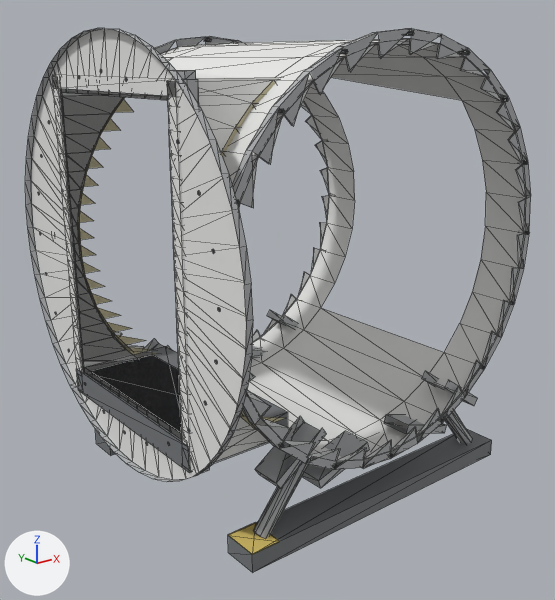
Before and after pictures for a commit that changed the glTF model models/kit/habSegJL_steel.glb.
The view is the same before and after, from a 50 mm lens placed at (-3.32, -3.99, 2.79), pointed at (-0.14, -0.02, 1.2). Lighting does not change. The marker at lower left points along +X, +Y and +Z. The first picture is the older version. Mesh edges are drawn as thin lines. Vertices at exactly the same position are counted once.

In view in the first picture: 'habSegJL_steel'.
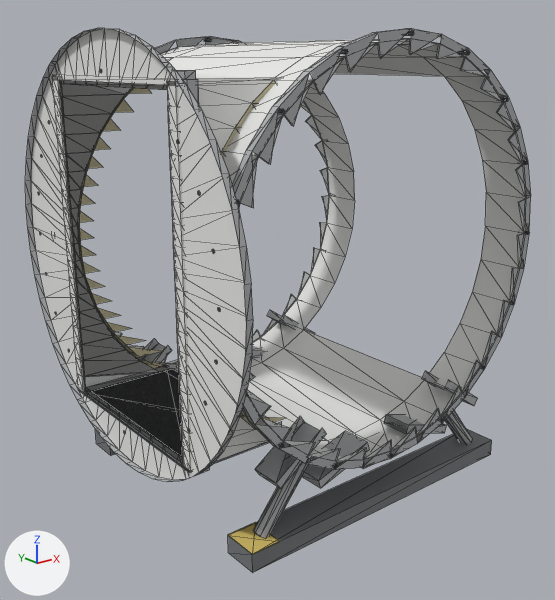
What changed in the scene script:
```text
Change me_base:
    used by ob_habsegjl_steel; location = (0.0, 0.0, 0.0)
    remove me_base.from_pydata(...)  # 1686 vertices, 2391 faces; spans x -1.35..1.3, y -1.3..1.3, z 0.0..2.95
    add me_base.from_pydata(...)  # 1638 vertices, 2345 faces; spans x -1.35..1.3, y -1.3..1.3, z 0.0..2.95
    me_base part 1
    11 vertices are removed from x -1.31..-0.62, y -0.62..0.71, z 0.73..0.8
    25 faces are deleted
    4 vertices in x -1.33..-0.62, y -0.71..0.71, z 0.76..0.8 move by (0.0, 0.0, -0.15)
    12 vertices move from x -1.35..-1.31, y -0.77..0.77, z 0.6..0.8 to x -1.35..-1.31, y -0.69..0.69, z 0.55..0.65
    7 vertices are added at x -1.31..-0.59, y -0.62..0.71, z 0.61..0.65
    6 new faces join them, mat_clad
    13 new faces join them, mat_steel
    me_base part 2
    3 vertices are removed from x -0.63..-0.62, y -0.71..0.62, z 2.57..2.62
    8 faces are deleted
    14 vertices in x -1.32..-0.62, y -0.71..0.71, z 2.6..2.62 move by (0.0, 0.0, 0.05)
    10 vertices move from x -1.35..-1.31, y -0.71..0.71, z 2.6..2.74 to x -1.35..-1.31, y -0.69..0.69, z 2.65..2.75
    1 vertex is added at (-0.62, -0.71, 2.67)
    4 new faces join them, mat_clad
    other edits to the shape of me_base do not show in these pictures
```

Location of each change, (x1, y1, x2, y2) in pixels of the pictures (555 x 600 px; the box of a moved part takes in the faces that stretch with it):
part 1 of me_base, moved or reshaped: before (70, 308, 444, 481); after (70, 363, 282, 481)
part 2 of me_base, moved or reshaped: before (43, 28, 461, 123); after (43, 28, 281, 123)
